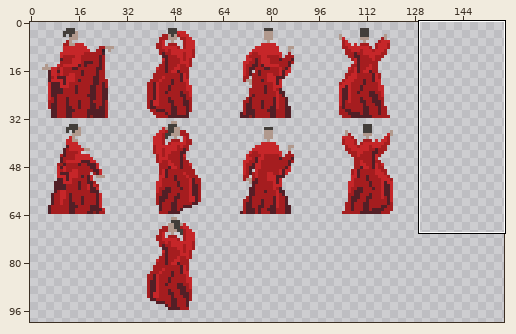
File history of a pixel-art file, Assets/Sprites/lady_sprites/lady_spritesheet.ase. The picture above shows the old version from afar; the outline marks the close-up.
Close-up. Before the edit:
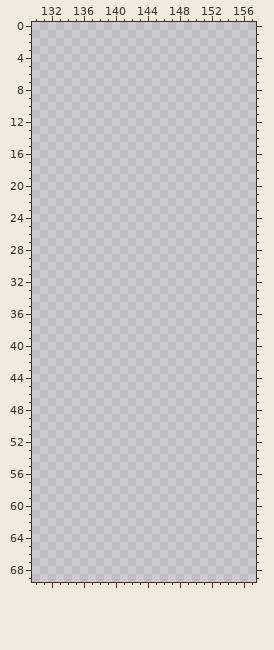
160x160 pixels, 1 frame. Colours within 5 levels of each other are drawn and written as one. Shown: x 130..157, y 0..69. The wide view leaves out empty margins.
After the commit:
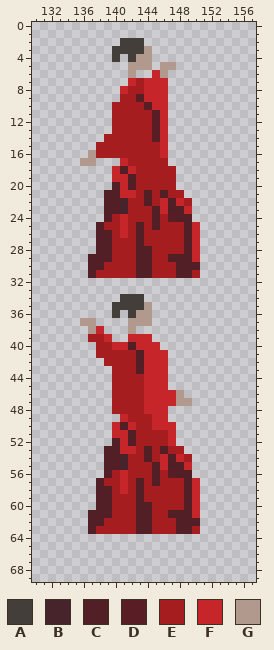
Palette (. is transparent): A #433e3a  B #47242b  C #521f26  D #591d25  E #a51d1f  F #c62629  G #b1998d
Changes in this commit:
layer "Layer 4" added
layer "Layer 5" added
Changed rows in their new state; - is an unchanged pixel.
Layers "Layer 5", "Layer 4":
first column x 136:
 2 -----AAA-------
 3 ----AAAAG------
 4 ----A-AGG------
 5 ------GGG-GG---
 6 ------G--FG----
 7 ------FEFFF----
 8 -----FEEFFF----
 9 -----EEDFFF----
10 ----EEEEDFF----
11 ----EEEEEDF----
12 ----EEEEEDF----
13 ----EEEEEDF----
14 ---EEEEEEDF----
15 --EEEEEEEEF----
16 -GEEEEEEEEF----
17 GG---FEEEEE----
18 ----FCFEEEEE---
19 ----FFCEEEEE---
20 ----CFCEEEEE---
21 ---CCFFECECEE--
22 ---CCBEECEFCFE-
23 ---CCBEEECFCCF-
24 ---CEFEEECEDCC-
25 --CEEFECECEEECF
26 --CCEFECEEEEECF
27 --CCEEECEEEEECF
28 --CCEEECCEEEECF
29 -CCCEEECCEECCCF
30 -CCEEEECCEEECCC
31 -CEEEEECCEEECCE
34 -----AAA-------
35 ----AAAAG------
36 ----A-AGG------
37 GG----GGG------
38 -GF---G--------
39 -EEF--FFF------
40 --EEFFCFFF-----
41 --EEEEECFFF----
42 ---EEEECFFF----
43 ----EEECFFF----
44 ----EEEEFFF----
45 ----EEEEFFF----
46 ----EEEEFFFFG--
47 ----EEEEFFFFGG-
48 ----EEEEFFF----
49 -----FEEEFF----
50 ----FCFEEFFF---
51 ----FFCEEEEF---
52 ----CFCEEEEF---
53 ---CCFFECECEE--
54 ---CCBEECEFCFE-
55 ---CCBEEECFCCF-
56 ---CEFEEECEDCC-
57 --CEEFECECEEECF
58 --CCEFECEEEEECF
59 --CCEEECEEEEECF
60 --CCEEECCEEEECF
61 -CCCEEECCEECCCF
62 -CCEEEECCEEECCC
63 -CEEEEECCEEECCE
Where, in picture pixels (left, top, right, bottom), the same in both close-ups:
added: (80, 38, 200, 534)
